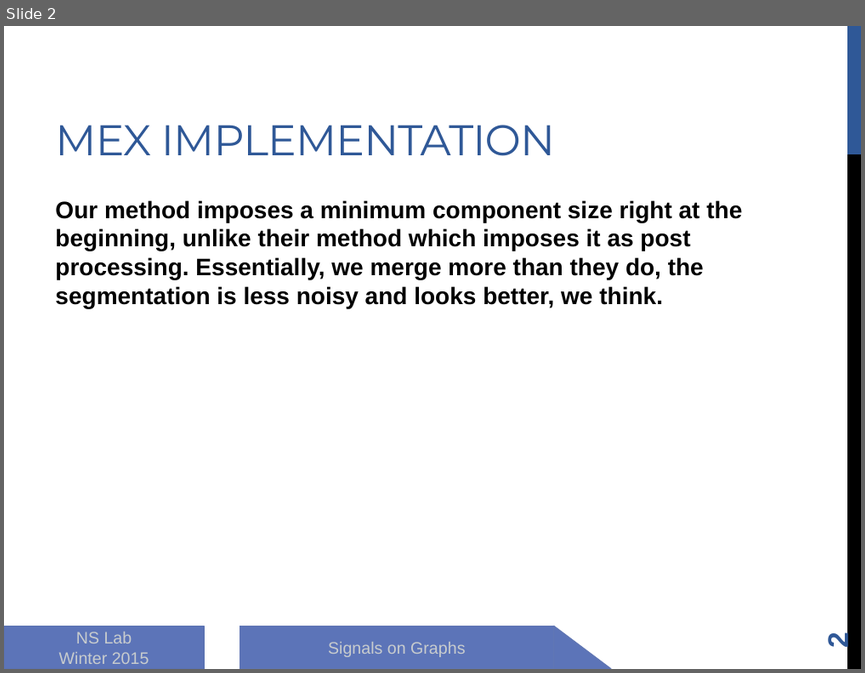
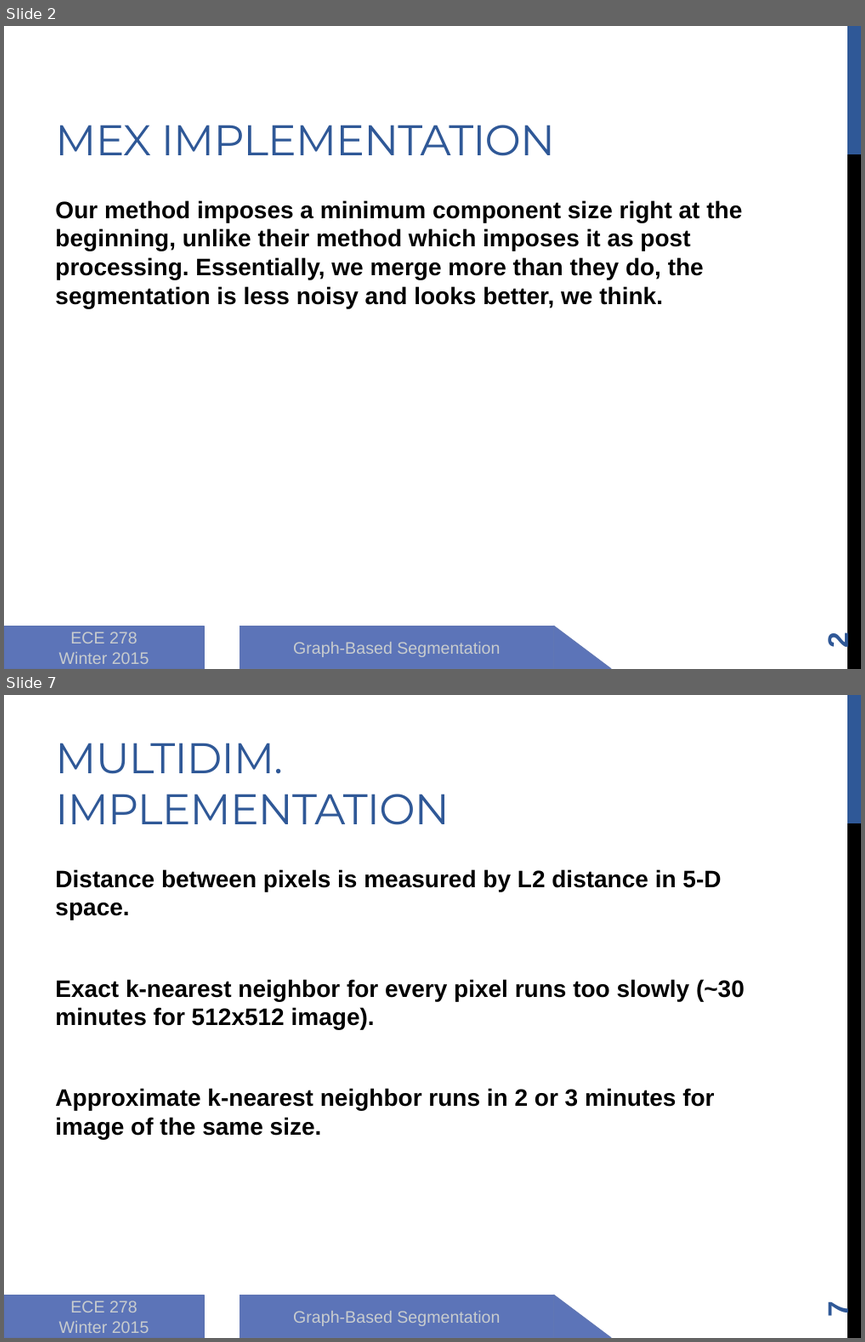
Before and after one commit to zhongguomeng/graph-based-segmentation, a slide deck: 8_report/presentation.pptx. Shown one above the other, each under a label of ours: slide 2 before the commit, slides 2 and 7 after it; the slides between them are not shown. The pictures are 865x673 and 865x1342 pixels, drawn with LibreOffice and Linux fonts; fonts in the diff are those of the drawing. Boxes give left, top, right and bottom in pixels: in the first picture for what was removed or moved away, otherwise in the second. Text is boxed around its words. In the diff, an @@ line names an element or a change of style, - is before the commit and + after.

```diff
--- a/8_report/presentation.pptx
+++ b/8_report/presentation.pptx
@@ slide 7 added at (x1=4, y1=695, x2=861, y2=1338), background #FFFFFF; not listed: 2 template elements that a slide beside it also shows @@
@@ title added at (x1=55, y1=743, x2=449, y2=825), 36 pt, text #2F5897 @@
+MULTIDIM. IMPLEMENTATION
@@ text added at (x1=55, y1=869, x2=744, y2=1139), 20 pt, text #000000, bold @@
+Distance between pixels is measured by L2 distance in 5-D space.
+Exact k-nearest neighbor for every pixel runs too slowly (~30 minutes for 512x512 image).
+Approximate k-nearest neighbor runs in 2 or 3 minutes for image of the same size.
@@ rectangle added at (x1=4, y1=1295, x2=204, y2=1338), fill #5C74B8, outline #5C72B2 1 pt, 14 pt, text #C8CCCE @@
+ECE 278
+Winter 2015
@@ rectangle added at (x1=239, y1=1295, x2=554, y2=1338), fill #5C74B8, outline #6076B4 1 pt, 14 pt, text #C8CCCE @@
+Graph-Based Segmentation
@@ right triangle added at (x1=554, y1=1295, x2=612, y2=1338), fill #5C74B8, outline #6076B4 1 pt @@
@@ page number added at (x1=822, y1=1302, x2=854, y2=1317), 24 pt, text #2F5897, bold @@
+7
@@ slide 2 changed as well @@
@@ text in rectangle at (x1=70, y1=631, x2=137, y2=643): text changed @@
-NS Lab
+ECE 278
@@ text in rectangle at (x1=293, y1=641, x2=500, y2=657): text changed @@
-Signals on Graphs
+Graph-Based Segmentation
```
Also in this commit, not shown: 4 other slides changed, 3 other slides added, 7 other files.
